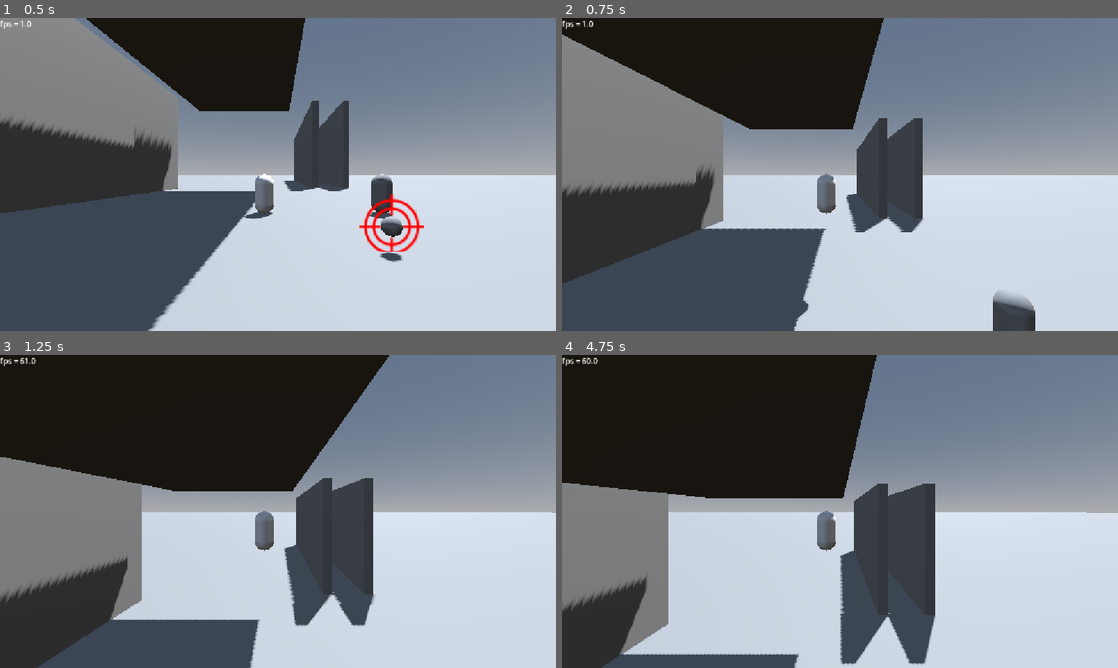
Above: before the commit, frames 1-4 (two rows, left to right).
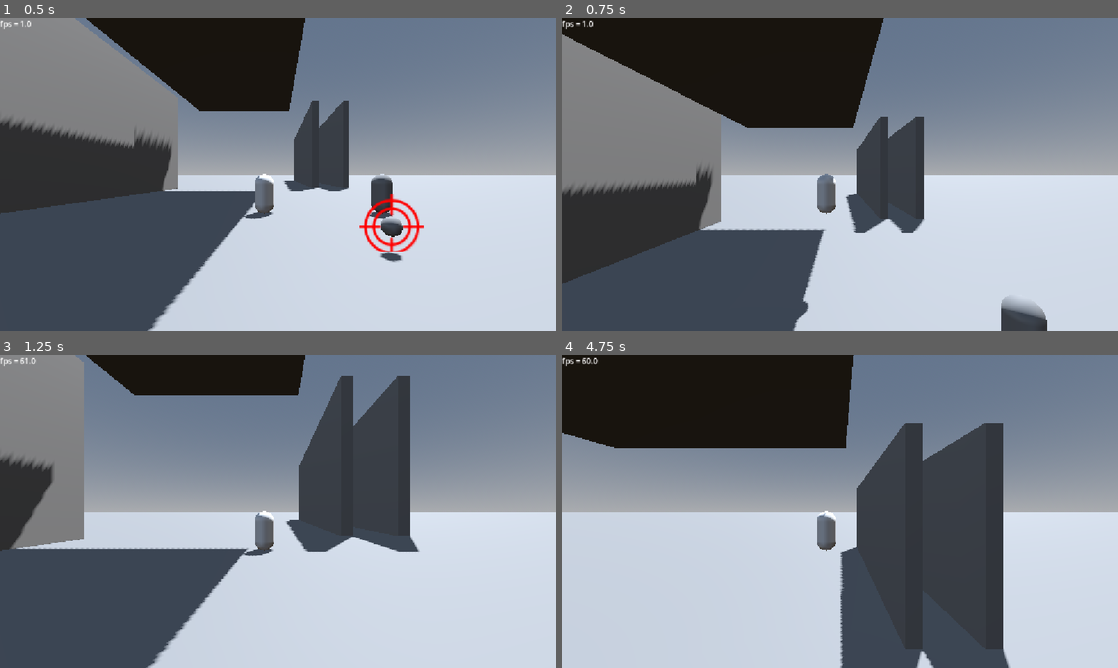
Above: after the commit, the same moments.

Repository: mrgarso/azure-latch
Game: Godot game, scene res://scenes/map.tscn
Same seed, same stepped clock (60 frames per second), same inputs: the game is played once before the commit and once after it.
Inputs (mouse positions are in pixels of both pictures, inside the frame that each line leads up to):
- Up to frame 1 (0.5 s): no input
- Up to frame 2 (0.75 s): move the mouse to (962, 158) at 0.52 s; tap 1 (1) at 0.6 s
- Up to frame 3 (1.25 s): tap A (a) at 0.8 s
- Up to frame 4 (4.75 s): move the mouse to (728, 527) at 1.27 s; tap A (a) at 1.35 s; tap D (d) at 1.55, 2.1 s; move the mouse to (895, 442) at 2.02 s; press the mouse at (895, 442) at 2.03 s; move the mouse to (812, 574) at 2.77 s; release the mouse at (812, 574) at 2.78 s; click (812, 574) at 2.85 s; tap S (s) at 3.05, 3.6 s; move the mouse to (1006, 558) at 3.52 s; hold Space (space) 3.53-4.28 s; move the mouse to (673, 464) at 4.27 s; tap Space (space) at 4.35 s; tap 1 (1) at 4.55 s

Frame 1 is identical in both runs. In frame 2, 1.5% of the frame differs, in the area x 0-88%, y 0-100%; in frame 3, 47%, in the area x 0-100%, y 0-100%; in frame 4, 33%.

Commit message:
refactorizacion pt 2
mas que nada acomodaje, un dlc del ultimo push

Diff:
--- a/scripts/grab_ball_area.gd
+++ b/scripts/grab_ball_area.gd
@@ -24,11 +24,11 @@
 		if hold_time < 1:
 			hold_time += delta
 		if ball:
-			SB.kick(player, Vector3(0, max(player.spring_arm_3d.rotation.x, 0), 1), kick_strength, false, 1.3)
+			SB.kick(player, Vector3(0, max(player.spring_arm_3d.rotation.x * 4, 0), 1), kick_strength, false, 1.3)
 
 	elif Input.is_action_just_released("m1") and hold_time:
 		if ball:
-			SB.kick(player, Vector3(0, max(player.spring_arm_3d.rotation.x, 0), 1), kick_strength, true, 1.3)
+			SB.kick(player, Vector3(0, max(player.spring_arm_3d.rotation.x * 4, 0), 1), kick_strength, true, 1.3)
 		hold_time = 0
 
 
--- a/scripts/player.gd
+++ b/scripts/player.gd
@@ -4,7 +4,7 @@
 @export var speed := 20.0
 @export var accel := 10.0
 @export var frict := 10.0
-@export var jump_speed := 25.0
+@export var jump_speed := 35.0
 @export var gravity := 40.0
 @export var ball_holder: Node3D
 @export var spring_arm_3d: SpringArm3D
@@ -36,21 +36,23 @@
 		direction = Vector2(impulse_sum.x, impulse_sum.z)
 	elif can_move:
 		direction = Input.get_vector("a", "d", "w", "s")
-		if is_on_floor() and Input.is_action_just_pressed("space"):
+		if is_on_floor() and Input.is_action_pressed("space"):
 			velocity.y = jump_speed
 
 	movement = ((direction.x * sides) + (direction.y * forw)) * speed
 	if direction:
 		velocity.x = lerp(velocity.x, movement.x, delta * accel)
 		velocity.z = lerp(velocity.z, movement.z, delta * accel)
-		#velocity.y = lerp(velocity.y, impulse_sum.y, delta * accel)
 	else:
 		velocity.x = lerp(velocity.x, 0.0, delta * frict)
 		velocity.z = lerp(velocity.z, 0.0, delta * frict)
 
-	velocity.y += impulse_sum.y * delta * 3
+	#velocity.y = impulse_sum.y * delta * 3
+	#velocity.y = lerp(velocity.y, impulse_sum.y, delta * 3)
+	if impulse_sum.y:
+		velocity.y = lerp(velocity.y, impulse_sum.y * speed, delta * accel)
 	if not is_on_floor():
-		velocity.y -= gravity * delta * 3
+		velocity.y -= gravity * delta * 4
 
 	move_and_slide()
 
--- a/scripts/skills/Isagi_moves/move_1.gd
+++ b/scripts/skills/Isagi_moves/move_1.gd
@@ -4,6 +4,6 @@
 func use(target:Player=null, speed:=1.0, godmode:=false, vulnerable:=false):
 	if target.can_move:
 		target.using_move = true
-		SB.velocity(target, Vector3(0, 350, -7.5), 0.1, 0.76)
+		SB.velocity(target, Vector3(0, 3.5, -3.5), 0.1, 1)
 		await SB.wait(20, speed)
 		target.using_move = false
--- a/scripts/skills/skill_builder.gd
+++ b/scripts/skills/skill_builder.gd
@@ -3,6 +3,8 @@
 
 func velocity(target: Player, direction := Vector3.ZERO, duration := 1.0, decay := 0.99) -> void:
 	var imp := Impulse.new()
+	if direction.y != 0:
+		target.velocity.y = 0.0
 	imp.vec = direction
 	target.impulses.append(imp)
 	for i in (Engine.physics_ticks_per_second * duration):
